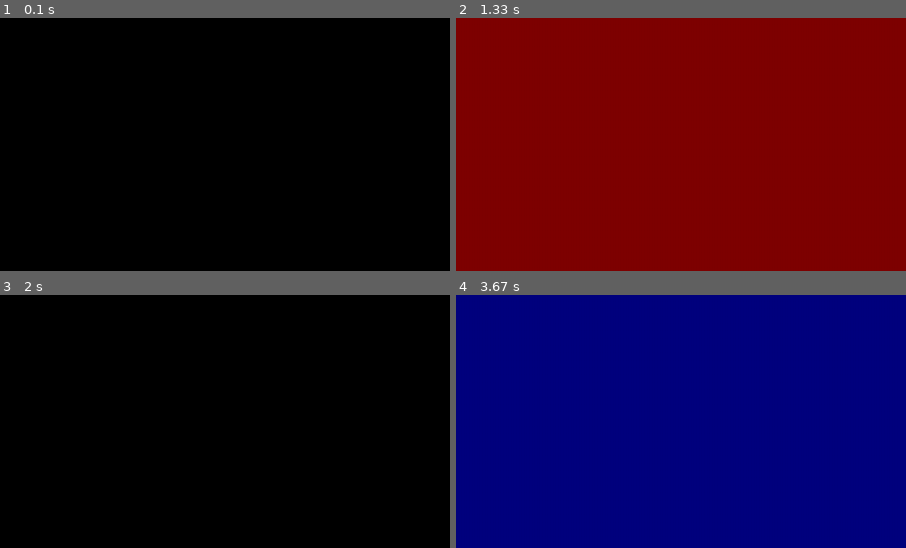
Above: before the commit, frames 1-4 (two rows, left to right).
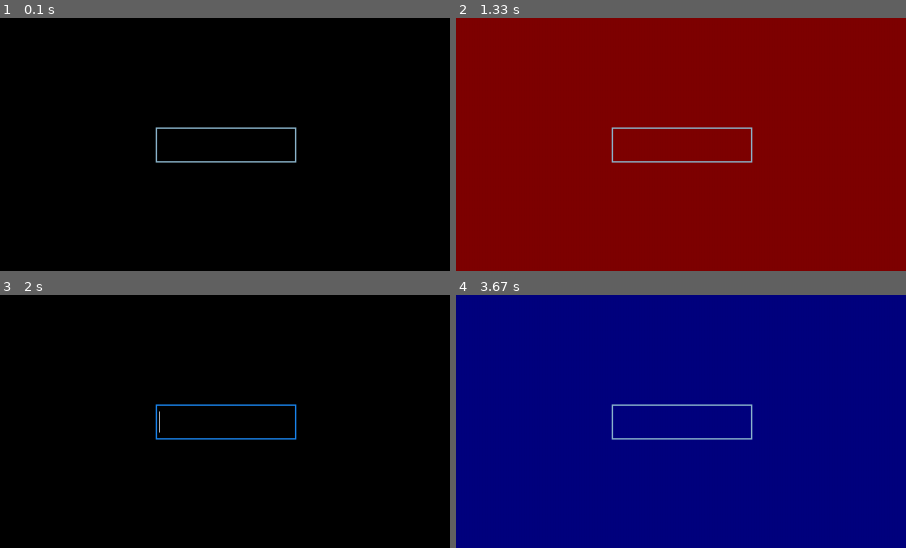
Above: after the commit, the same moments.

Repository: PraneethJain/PyGame-GUI
Game: pygame game, started from src/main.py
The game is run twice, just before and just after one commit, with the same random seed, the same clock (stepped at 60 frames per second) and the same inputs.
Inputs (mouse positions are % of the whole screen's width and height, from its top left):
- Up to frame 1 (0.1 s): no input
- Up to frame 2 (1.33 s): click (50, 50) at 0.38 s; click "Reset" at 0.72 s; click (14, 4) at 1.05 s
- Up to frame 3 (2 s): click "Reset" at 1.38 s; click (50, 50) at 1.72 s
- Up to frame 4 (3.67 s): click (45, 76) at 2.05 s; click (14, 8) at 2.88 s; click "Reset" at 3.22 s; click (14, 12) at 3.55 s
The pictures show only the part of the screen within x 25-75%, y 25-75%; the shares and areas given below are measured in that part.

The runs differ from the first frame. In frame 1, 0.6% of the frame differs, in the area x 34-66%, y 43-58%; in frame 2, 0.6%; in frame 3, 0.6%; in frame 4, 0.6%.

Commit message:
Testing input box

Diff:
--- a/src/main.py
+++ b/src/main.py
@@ -3,10 +3,14 @@
 from button import Button
 from link import Link
 from slider import Slider
+from input_box import InputBox
 
 
 class Window:
     def __init__(self):
+
+        self.input_box = InputBox()
+
         self.r_slider = Slider(
             center=(180, 30),
             max=255,
@@ -45,6 +49,8 @@
             screen.fill((self.r, self.g, self.b))
             self.handle_events(pg.event.get())
 
+            self.input_box.update()
+
             pg.draw.rect(screen, "black", pg.Rect(5, 12, 375, 100), border_radius=5)
             pg.draw.rect(
                 screen, "white", pg.Rect(5, 12, 375, 100), width=2, border_radius=5
@@ -73,6 +79,8 @@
                 pg.quit()
                 sys.exit()
 
+            self.input_box.handle_event(event)
+
 
 def main():
     window = Window()
